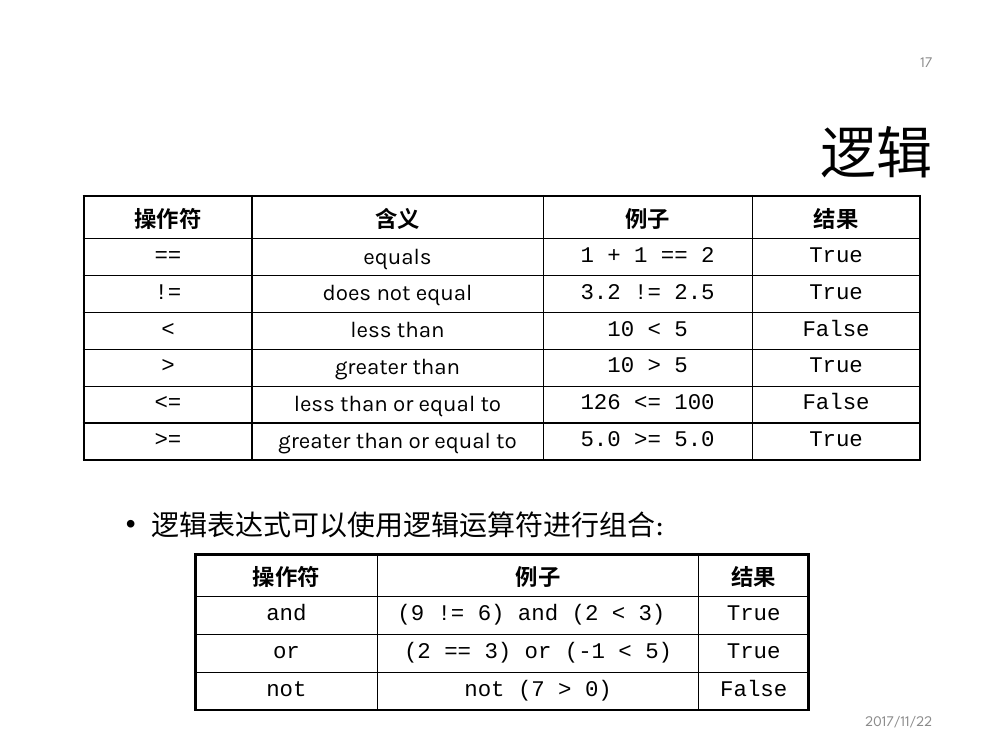
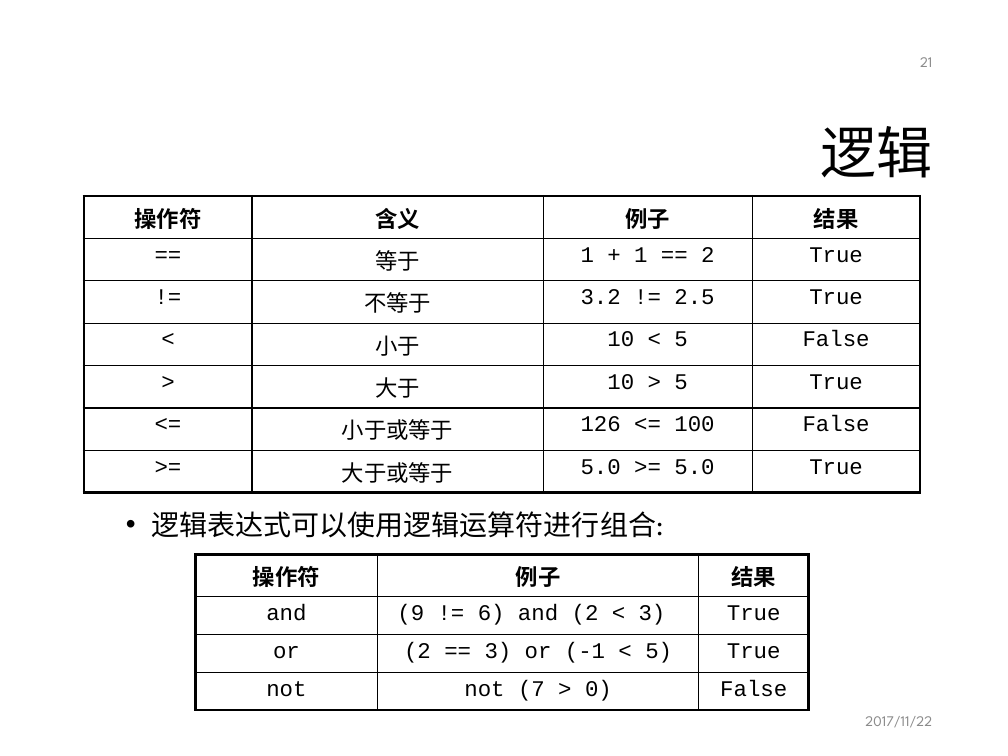
Before and after one commit to mcai/PythonTraining, a slide deck: slide 21 of intro_python_programming.pptx (slide 17 before the commit). Drawn at 1008x756 pixels with LibreOffice and Linux fonts; fonts in the diff are those of the drawing; background and template pictures are left out. Boxes give left, top, right and bottom in pixels: in the first picture for what was removed or moved away, otherwise in the second. Text is boxed around its words. In the diff, an @@ line names an element or a change of style, - is before the commit and + after.

Commit message:
Update slides.

```diff
--- a/intro_python_programming.pptx
+++ b/intro_python_programming.pptx
@@ page number at [920, 57, 932, 67]: text changed @@
-17
+21
@@ table at [84, 197, 920, 487] @@
-row 2, column 2: equals
+row 2, column 2: 等于
-row 3, column 2: does not equal
+row 3, column 2: 不等于
-row 4, column 2: less than
+row 4, column 2: 小于
-row 5, column 2: greater than
+row 5, column 2: 大于
-row 6, column 2: less than or equal to
+row 6, column 2: 小于或等于
-row 7, column 2: greater than or equal to
+row 7, column 2: 大于或等于
```
Also in this commit, not shown: 11 other slides changed, 4 slides added.
